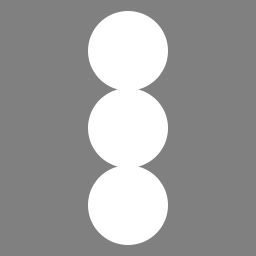
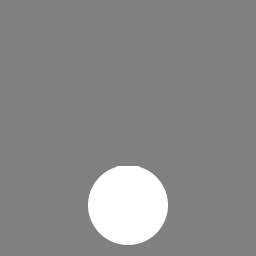
Layer changes from the first w=256, h=256 image to the second:
painted on "Layer 0" over (88, 11, 168, 166)
